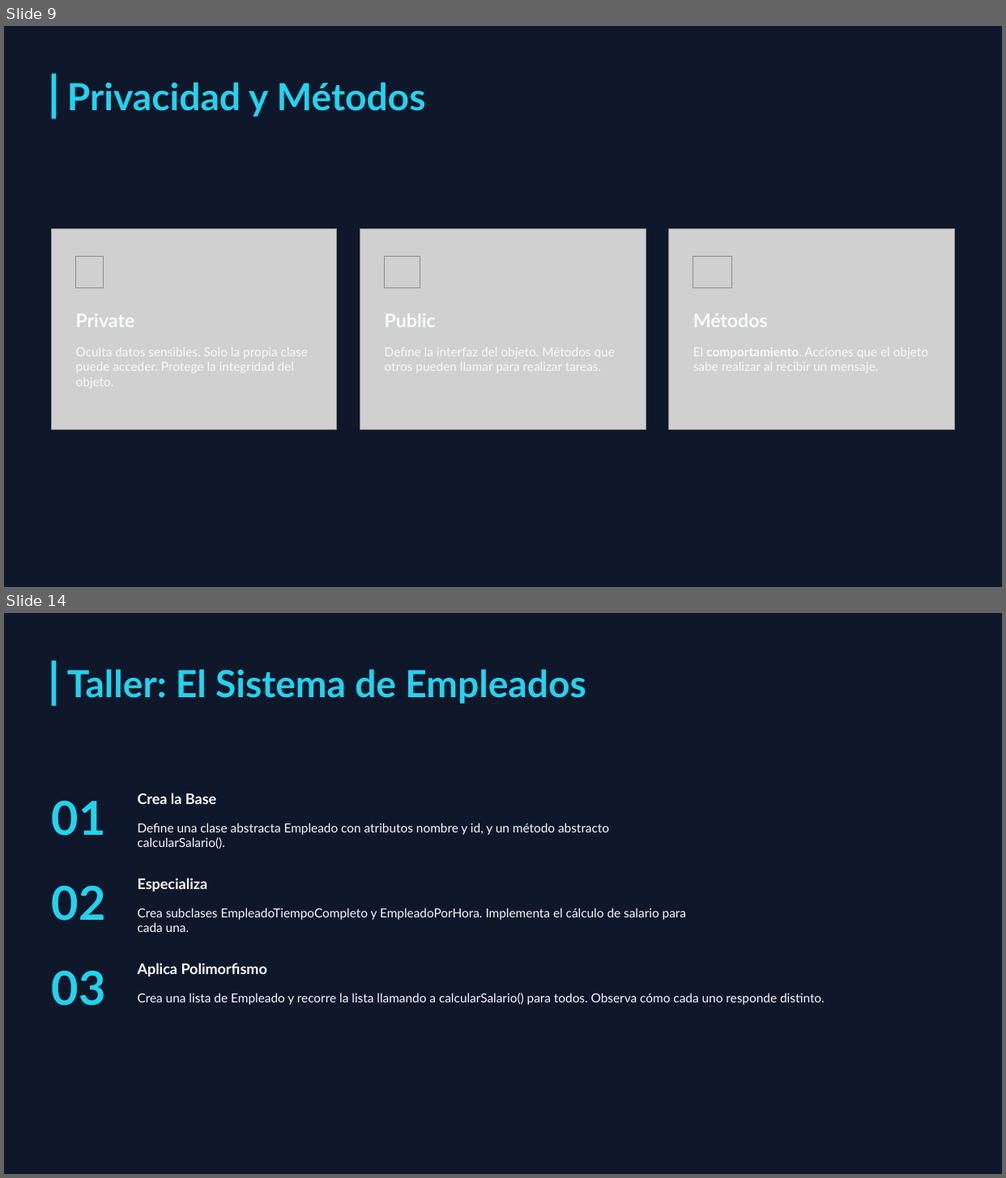
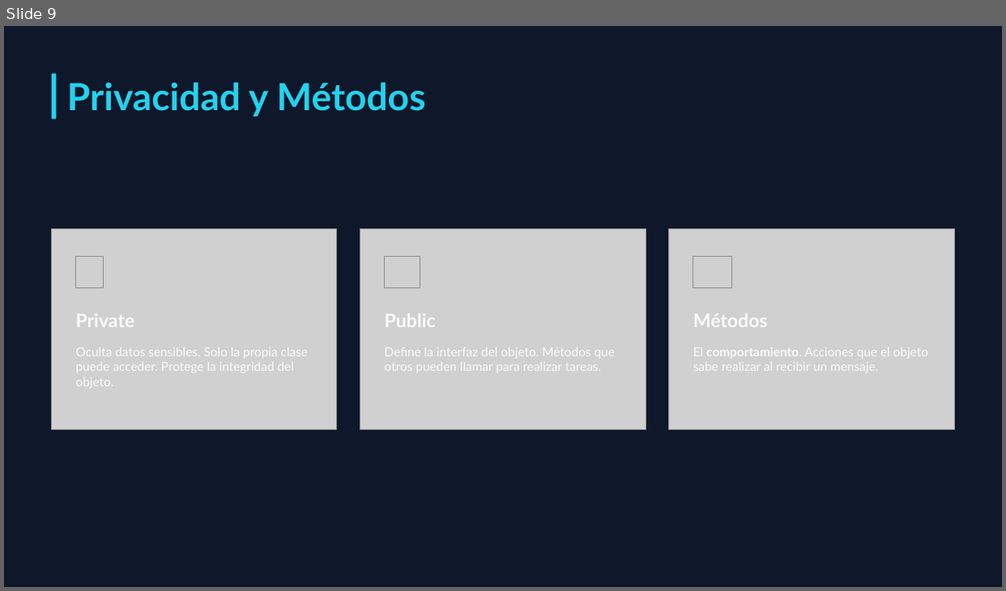
Before and after one commit to MelvinSevilla/programacionBasica, a slide deck: II UNIDAD/Presentaciones/II UNIDAD Programación Orientada a Objetos.pptx. Shown one above the other, each under a label of ours: slides 9 and 14 before the commit, slide 9 after it; the slides between them are not shown. The pictures are 1006x1178 and 1006x591 pixels, drawn with LibreOffice and Linux fonts; fonts in the diff are those of the drawing; grey boxes stand for pictures; background and template pictures are left out. Boxes give left, top, right and bottom in pixels: in the first picture for what was removed or moved away, otherwise in the second. Text is boxed around its words. In the diff, an @@ line names an element or a change of style, - is before the commit and + after.

```diff
--- a/II UNIDAD/Presentaciones/II UNIDAD Programación Orientada a Objetos.pptx
+++ b/II UNIDAD/Presentaciones/II UNIDAD Programación Orientada a Objetos.pptx
@@ slide 14 removed at (4,613,1002,1174), background picture (left out) @@
@@ rectangle removed at (52,661,57,706) @@
@@ text removed at (67,669,586,704) @@
-Taller: El Sistema de Empleados
@@ text removed at (52,801,106,836) @@
-01
@@ text removed at (138,793,216,804) @@
-Crea la Base
@@ text removed at (138,823,609,835) @@
-Define una clase abstracta Empleado con atributos nombre y id, y un método abstracto calcularSalario().
@@ text removed at (138,878,208,892) @@
-Especializa
@@ text removed at (52,886,106,921) @@
-02
@@ text removed at (138,908,686,932) @@
-Crea subclases EmpleadoTiempoCompleto y EmpleadoPorHora. Implementa el cálculo de salario para cada una.
@@ text removed at (52,971,106,1006) @@
-03
@@ text removed at (138,963,267,977) @@
-Aplica Polimorfismo
@@ text removed at (138,993,825,1005) @@
-Crea una lista de Empleado y recorre la lista llamando a calcularSalario() para todos. Observa cómo cada uno responde distinto.
```
Also in this commit, not shown: 6 other slides removed.
